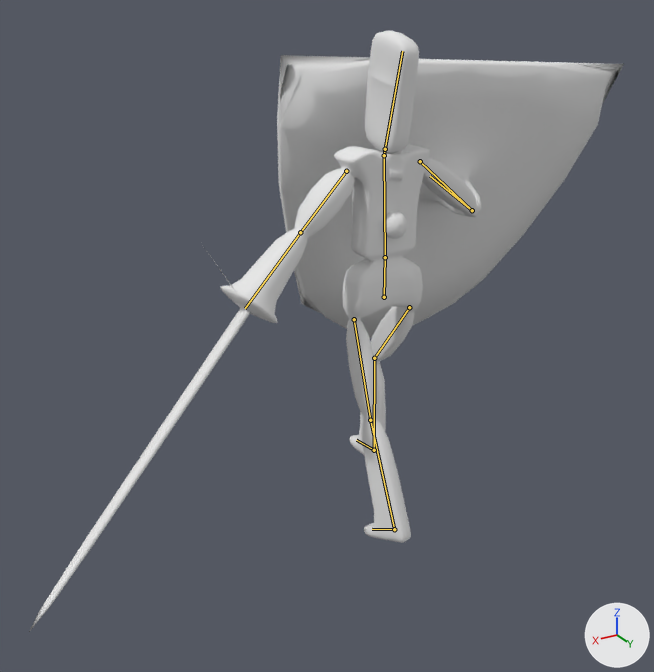
One commit to the Blender file monsters/MechaKnight_Templateblend.blend: the scene before it, then after it.
Rendered twice from a 50 mm lens placed at (29.1, 41.5, 34.0), pointed at (3.1, -1.9, 12.3). The axes (+X, +Y, +Z) are drawn at lower right. The lights are the same throughout. Both versions are drawn at frame 15 of the action 'Walk'; the numbers are the values there. The bones that bend it are drawn over the model as lines.
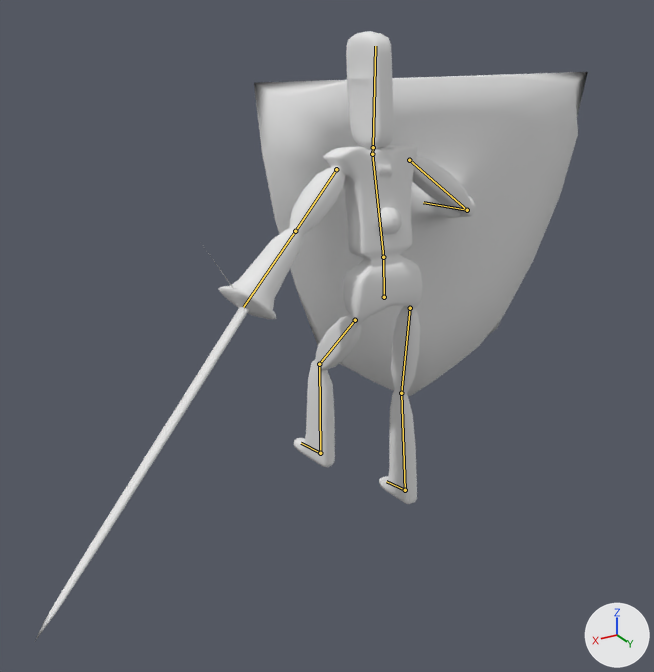
Location of each change, (x1, y1, x2, y2) in pixels of the pictures (654 x 672 px):
'Cube', posed (7% narrower): before (29, 31, 624, 632); after (35, 31, 588, 641)
bone 'Lower_Body', root to tip: before (384, 297) to (385, 257); after (384, 297) to (383, 257)
bone 'Upper_Body', root to tip: before (385, 257) to (384, 155); after (383, 257) to (372, 154)
bone 'Lower_LeftArm', root to tip: before (300, 232) to (245, 308); after (295, 231) to (243, 307)
bone 'Lower_RightArm', root to tip: before (472, 210) to (430, 176); after (467, 210) to (423, 202)
bone 'Head', root to tip: before (385, 149) to (402, 51); after (373, 147) to (375, 46)
bone 'Upper_LeftLeg', root to tip: before (354, 319) to (370, 420); after (355, 320) to (319, 364)
bone 'Lower_LeftLeg', root to tip: before (370, 420) to (394, 529); after (319, 364) to (320, 453)
bone 'Upper_RightLeg', root to tip: before (409, 307) to (374, 358); after (410, 308) to (401, 393)
bone 'Lower_RightLeg', root to tip: before (374, 358) to (374, 450); after (401, 393) to (405, 490)

What the commit changed:
Bone 'Lower_Body' (bone_lower_body) turns from (0, 0, 0) to (2, 0, 4) degrees about its own x, y and z.
Bone 'Upper_Body' (bone_upper_body) turns from (-1, 0, -1) to (-4, 0, -4) degrees about its own x, y and z.
Bone 'Lower_LeftArm' (bone_lower_leftarm) turns from (0, 5, 4) to (0, 2, 2) degrees about its own x, y and z.
Bone 'Lower_RightArm' (bone_lower_rightarm) turns from (17, -37, 81) to (8, -38, 80) degrees about its own x, y and z.
Bone 'Head' (bone_head) turns from (-9, 0, -1) to (-5, 0, 0) degrees about its own x, y and z.
Bone 'Upper_LeftLeg' (bone_upper_leftleg) turns from (16, 1, -9) to (-40, 8, 22) degrees about its own x, y and z.
Bone 'Lower_LeftLeg' (bone_lower_leftleg) turns from (3, -12, -2) to (3, -12, -39) degrees about its own x, y and z.
Bone 'Upper_RightLeg' (bone_upper_rightleg) turns from (0, 0, 38) to (0, 0, 11) degrees about its own x, y and z.
Bone 'Lower_RightLeg' (bone_lower_rightleg) turns from (0, 0, -39) to (0, 0, -12) degrees about its own x, y and z.
